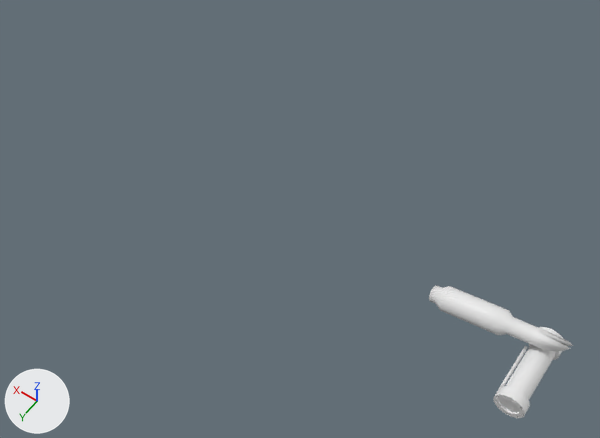
Renders of the FBX model FBX/환경오브젝트/Red Team/Fountain Pen.FBX from each side of a commit.
The view is the same before and after, from a camera (50 mm lens) standing at (-0.17, 0.621, 0.972) and looking at (0.26, 0.019, 0.026). Every picture has the same lights, and +X, +Y and +Z are marked at lower left. Where no turn or scale is listed for an object, it has been applied to the vertices.
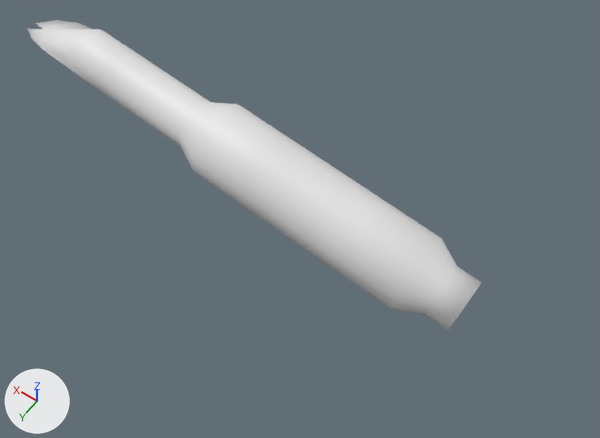
Where the newer file only moved an object's origin or applied its transform, the numbers keep the older frame.

The edits, one by one:
me_mesh has 179 vertices, 354 faces and spans x -0.183..0.012, y -0.018..0.018, z -0.016..0.047.
me_mesh is used by ob_cylinder001; location (0.037, 0.0, 0.0).
me_mesh part 1: the whole mesh is multiplied about its middle by the matrix ((-3.818, 0.0, 1.407), (0.0, 3.332, 0.0), (-1.296, 0.0, -3.081)), then moved by (0.437, 0.0, 0.061).
Object 'Cylinder002' (ob_cylinder002) is deleted.

Boxes (x1, y1, x2, y2) around the edits, measured in the pictures (600 x 438 px):
'Cylinder001', reshaped (214% wider, 357% taller)
    before: (429, 285, 573, 352)
    after: (28, 20, 482, 330)
'Cylinder002', deleted
    before: (493, 327, 563, 418)
